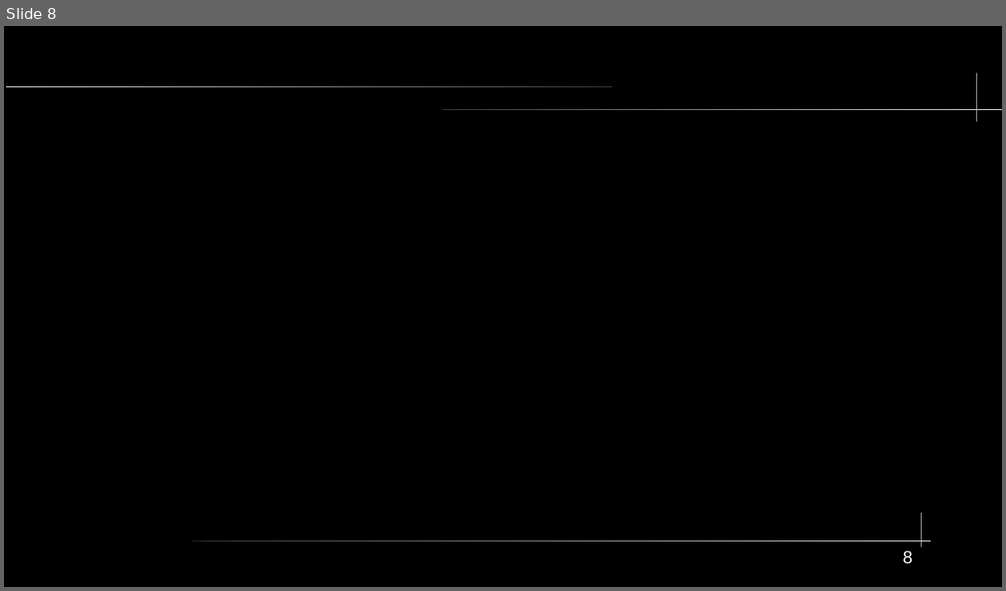
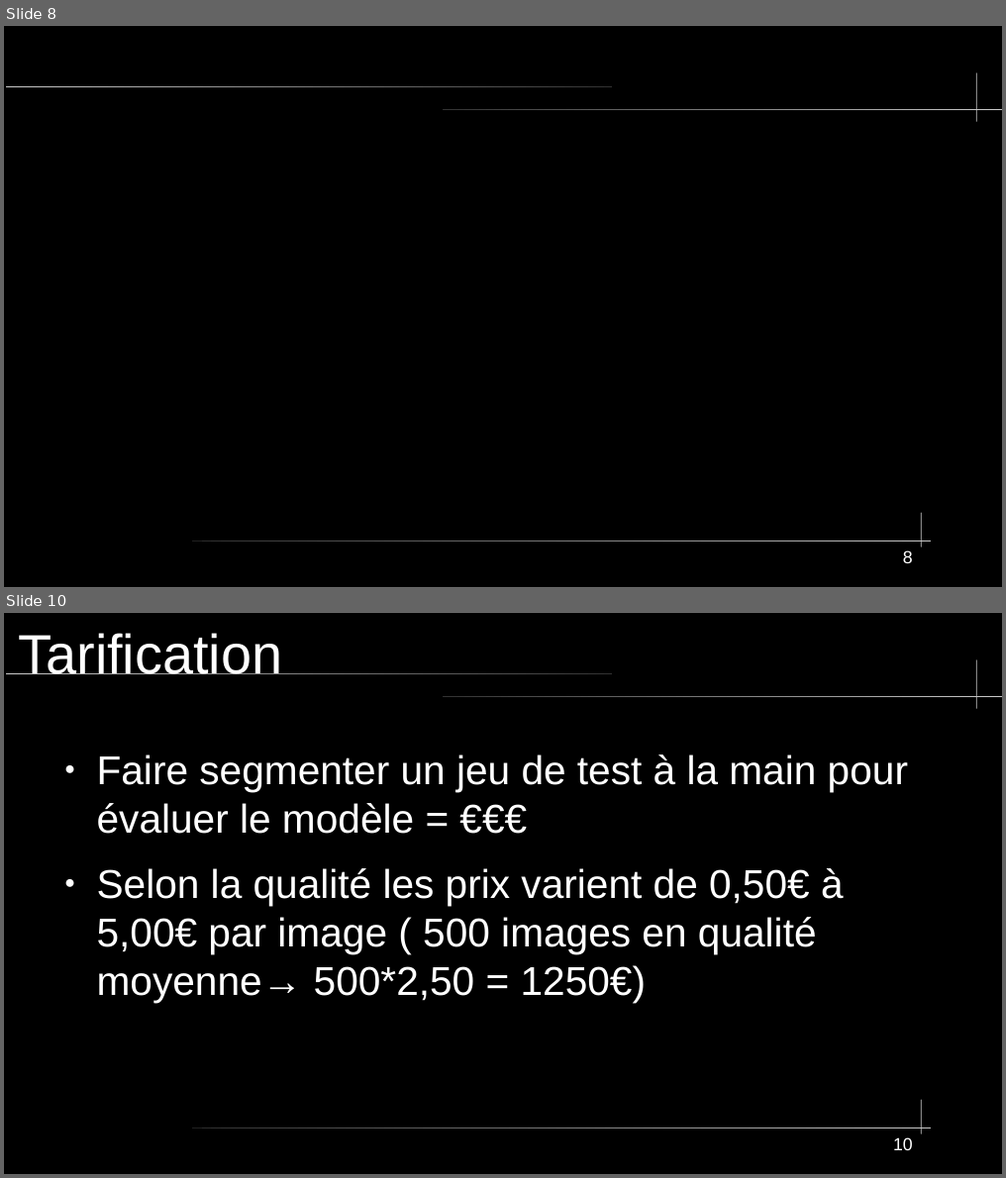
Before and after one commit to Apinsun/Projet2, a slide deck: Sans nom 1presentation.odp. Shown one above the other, each under a label of ours: slide 8 before the commit, slides 8 and 10 after it; the slides between them are not shown. The pictures are 1006x591 and 1006x1178 pixels, drawn with LibreOffice and Linux fonts; fonts in the diff are those of the drawing; background and template pictures are left out. Boxes give left, top, right and bottom in pixels: in the first picture for what was removed or moved away, otherwise in the second. Text is boxed around its words. In the diff, an @@ line names an element or a change of style, - is before the commit and + after.

```diff
--- a/Sans nom 1presentation.odp
+++ b/Sans nom 1presentation.odp
@@ slide 10 added at (4,613,1002,1174), background #000000; not listed: 5 template elements that a slide beside it also shows @@
@@ title added at (18,633,282,674), 44 pt, text #FFFFFF @@
+Tarification
@@ text added at (97,755,908,1003), 32 pt, text #FFFFFF @@
+● Faire segmenter un jeu de test à la main pour évaluer le modèle = €€€
+● Selon la qualité les prix varient de 0,50€ à 5,00€ par image ( 500 images en qualité moyenne→ 500*2,50 = 1250€)
@@ page number added at (893,1138,913,1151), 14 pt, text #FFFFFF @@
+10
```
Also in this commit, not shown: 1 slide changed, 1 other file.
